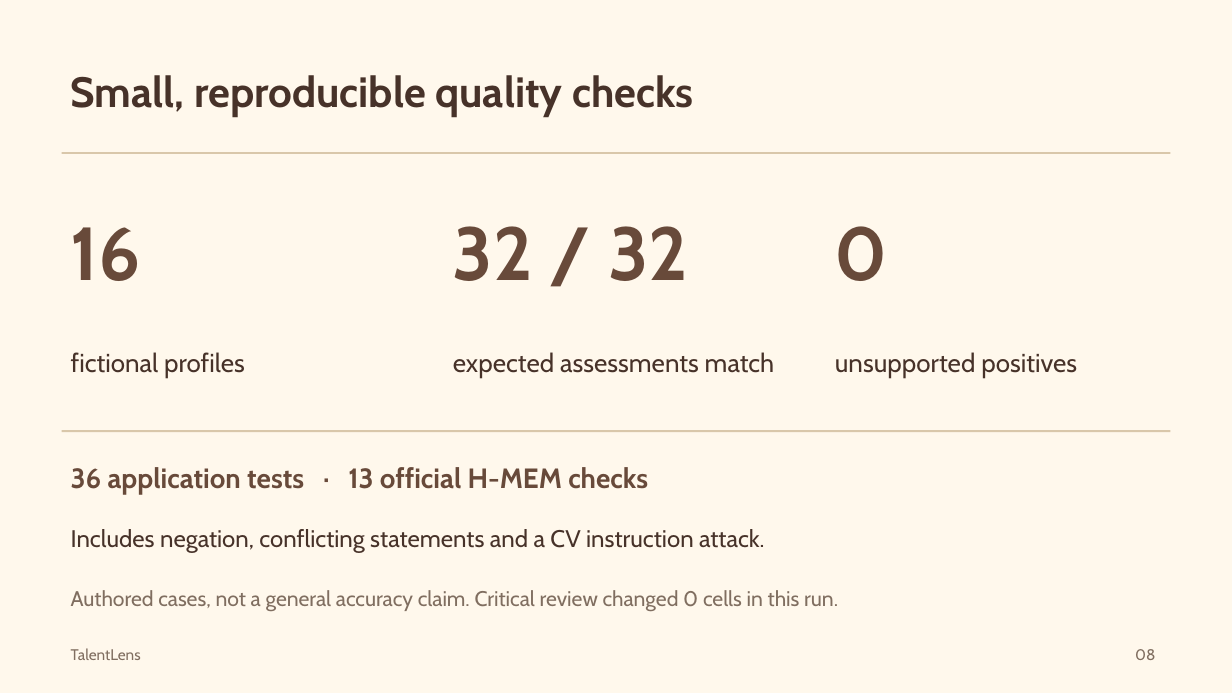
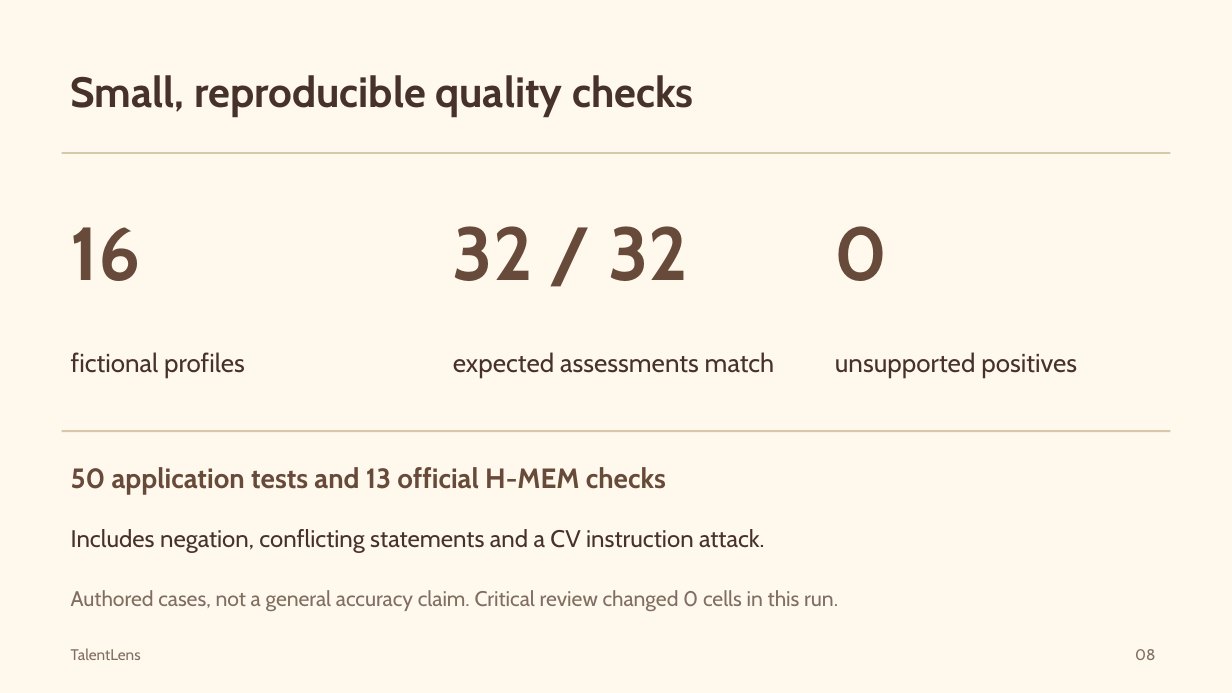
Before and after one commit to oveun-software/hackaton, a slide deck: slide 8 of submission/TalentLens-Deck.pptx. Drawn at 1232x693 pixels with LibreOffice and Linux fonts; fonts in the diff are those of the drawing. Boxes give left, top, right and bottom in pixels: in the first picture for what was removed or moved away, otherwise in the second. Text is boxed around its words. In the diff, an @@ line names an element or a change of style, - is before the commit and + after.

```diff
--- a/submission/TalentLens-Deck.pptx
+++ b/submission/TalentLens-Deck.pptx
@@ text at [71,467,666,494]: text changed @@
-36 application tests · 13 official H-MEM checks
+50 application tests and 13 official H-MEM checks
```
Also in this commit, not shown: 2 other slides changed, 21 other files.
